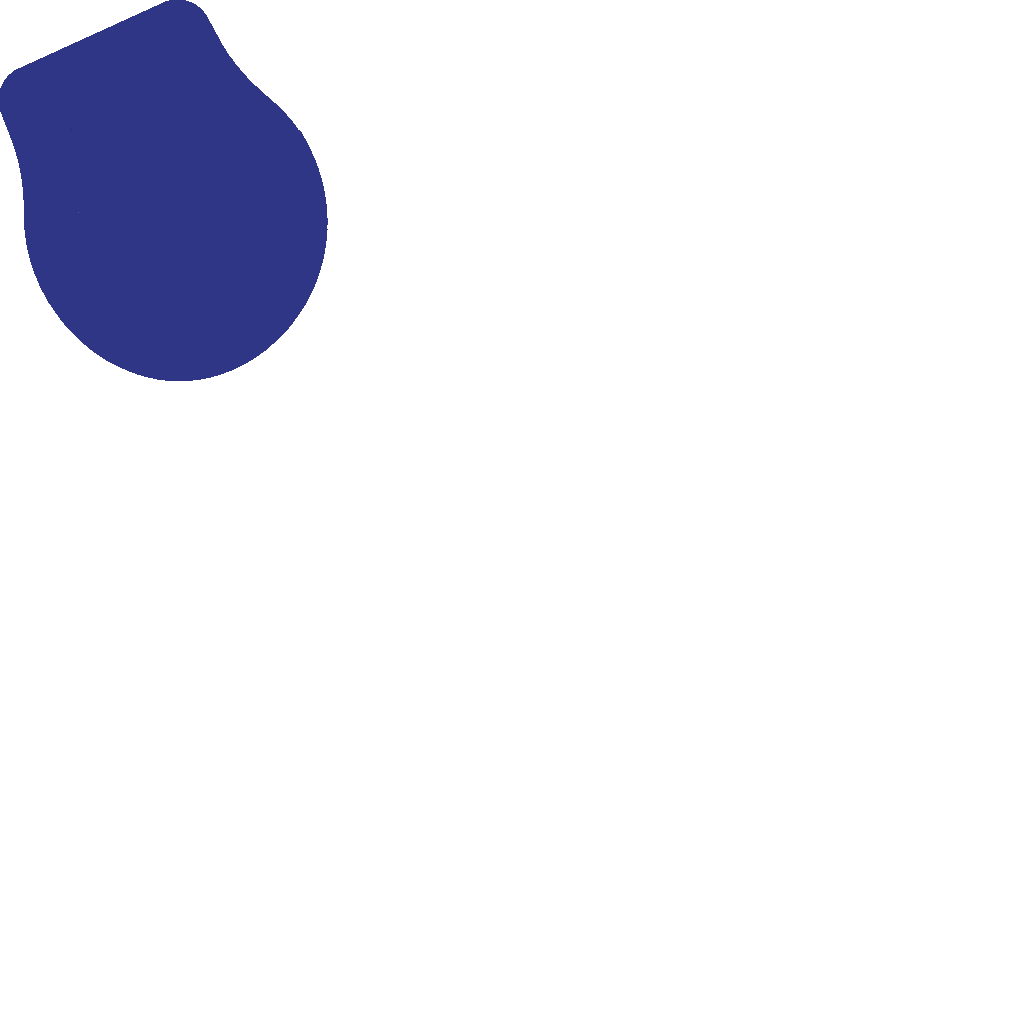
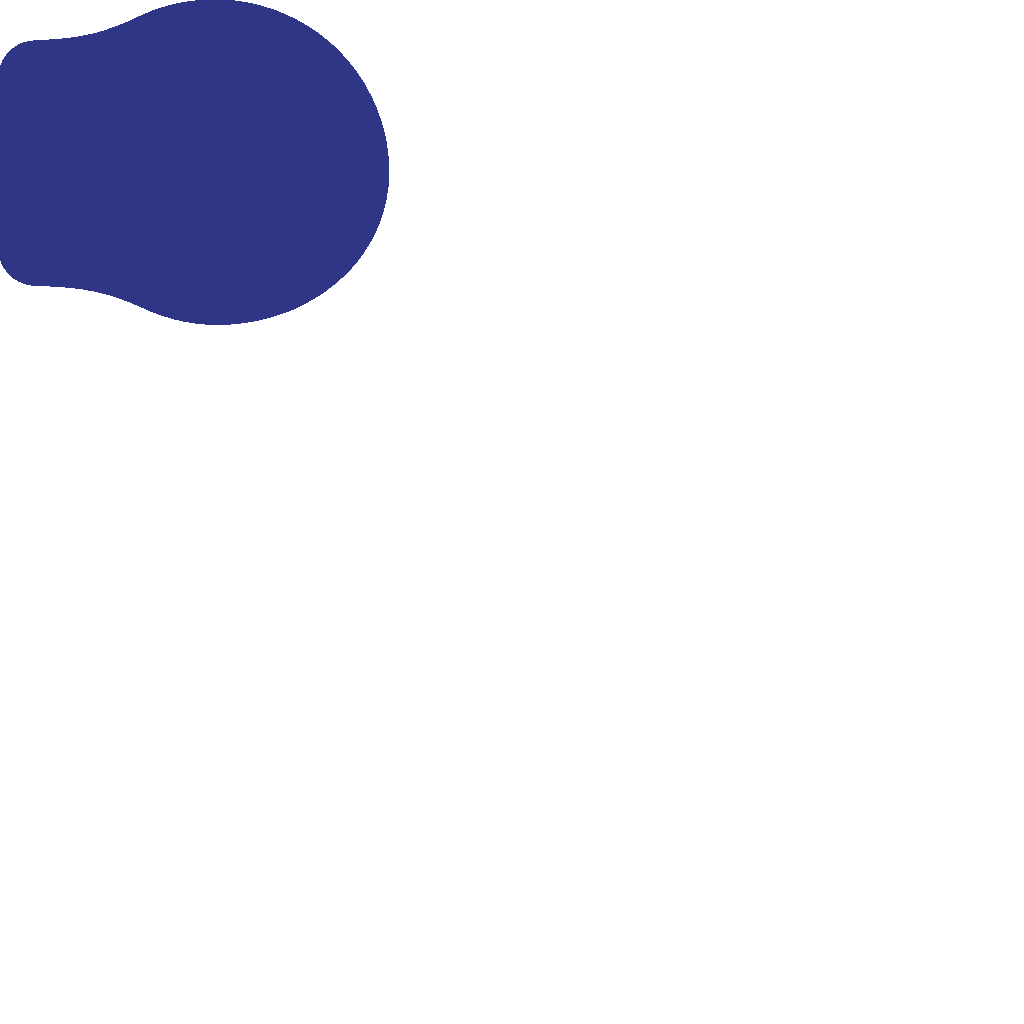
Before/after of a 1024 × 1024 layered artwork. What changed in the layer stack:
removed layer "Link L" over [25, 33, 151, 131]
painted on "link_l_wire.png" over [0, 0, 389, 381]
